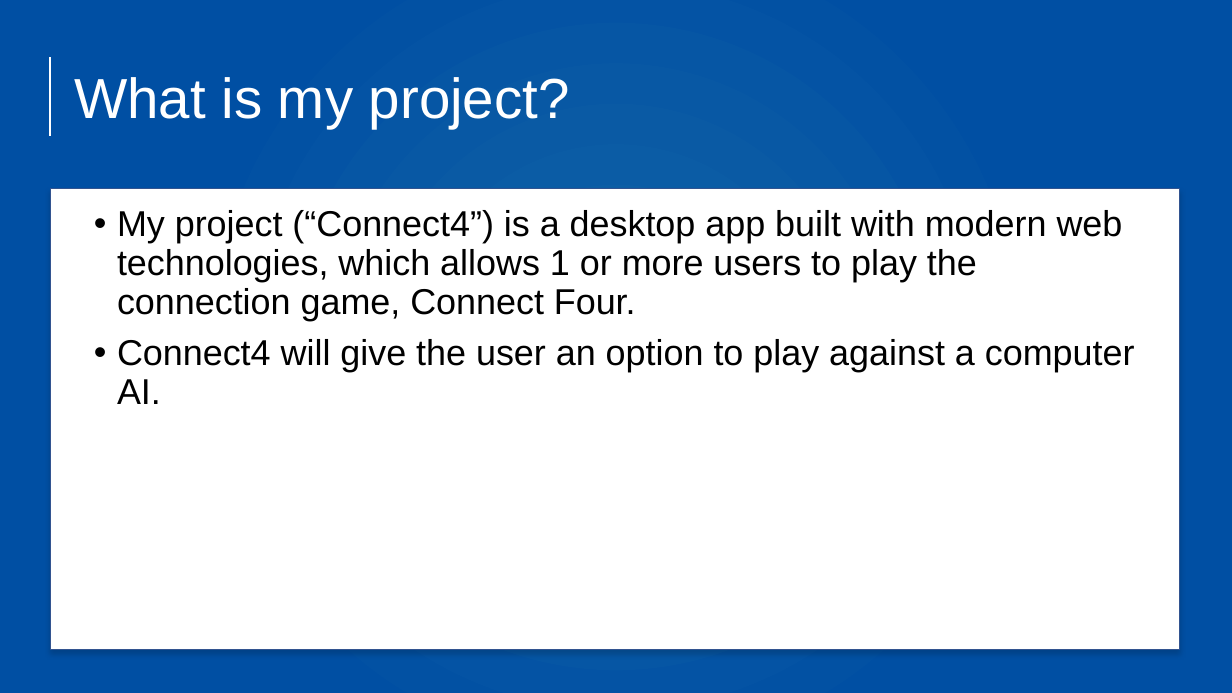
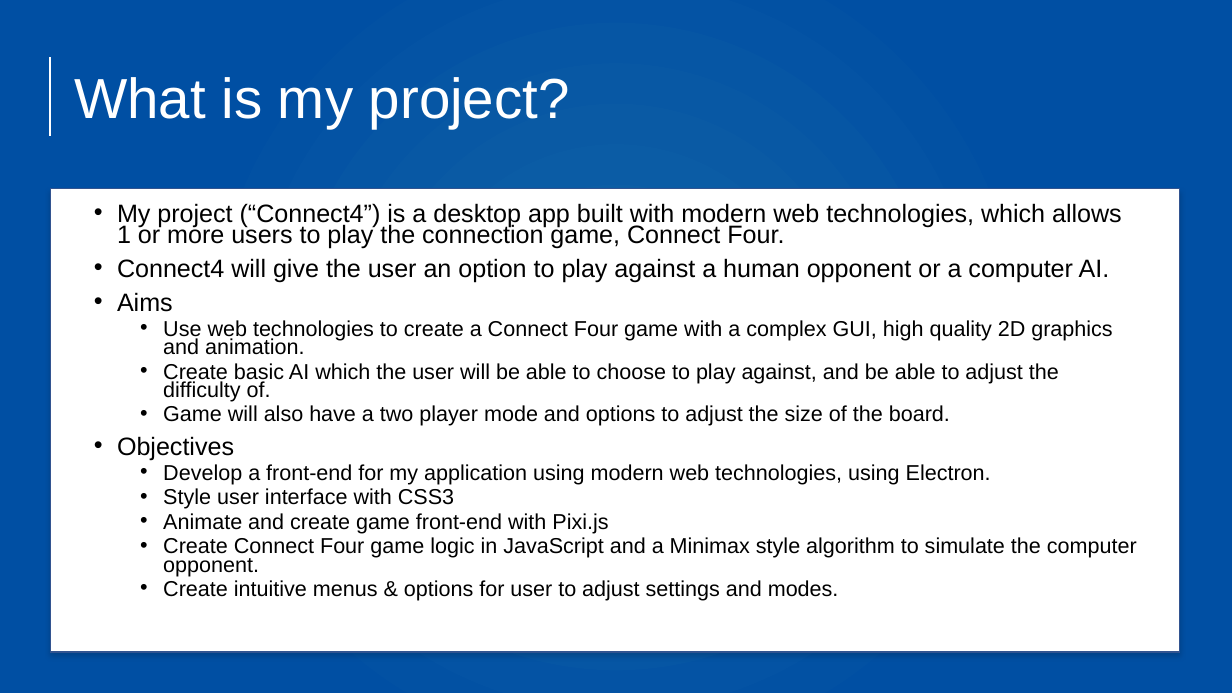
Before and after one commit to ben-pearce/connect-four, a slide deck: slide 2 of final/presentation.pptx. Drawn at 1232x693 pixels with LibreOffice and Linux fonts; fonts in the diff are those of the drawing. Boxes give left, top, right and bottom in pixels: in the first picture for what was removed or moved away, otherwise in the second. Text is boxed around its words. In the diff, an @@ line names an element or a change of style, - is before the commit and + after.

Commit message:
Final presentation

```diff
--- a/final/presentation.pptx
+++ b/final/presentation.pptx
@@ text at (117,203,1122,249): size 28 to 19.6 pt in "My project (“Connect4”) is a desktop app ..."; line spacing 0.9 to 0.7 @@
@@ text at (117,258,1137,601): text changed; size 28 to 16.8 pt @@
-• Connect4 will give the user an option to play against a computer AI.
+• Connect4 will give the user an option to play against a human opponent or a computer AI.
+• Aims
+  • Use web technologies to create a Connect Four game with a complex GUI, high quality 2D graphics and animation.
+  • Create basic AI which the user will be able to choose to play against, and be able to adjust the difficulty of.
+  • Game will also have a two player mode and options to adjust the size of the board.
+• Objectives
+  • Develop a front-end for my application using modern web technologies, using Electron.
+  • Style user interface with CSS3
+  • Animate and create game front-end with Pixi.js
+  • Create Connect Four game logic in JavaScript and a Minimax style algorithm to simulate the computer opponent.
+  • Create intuitive menus & options for user to adjust settings and modes.
```
Also in this commit, not shown: 6 slides added.
